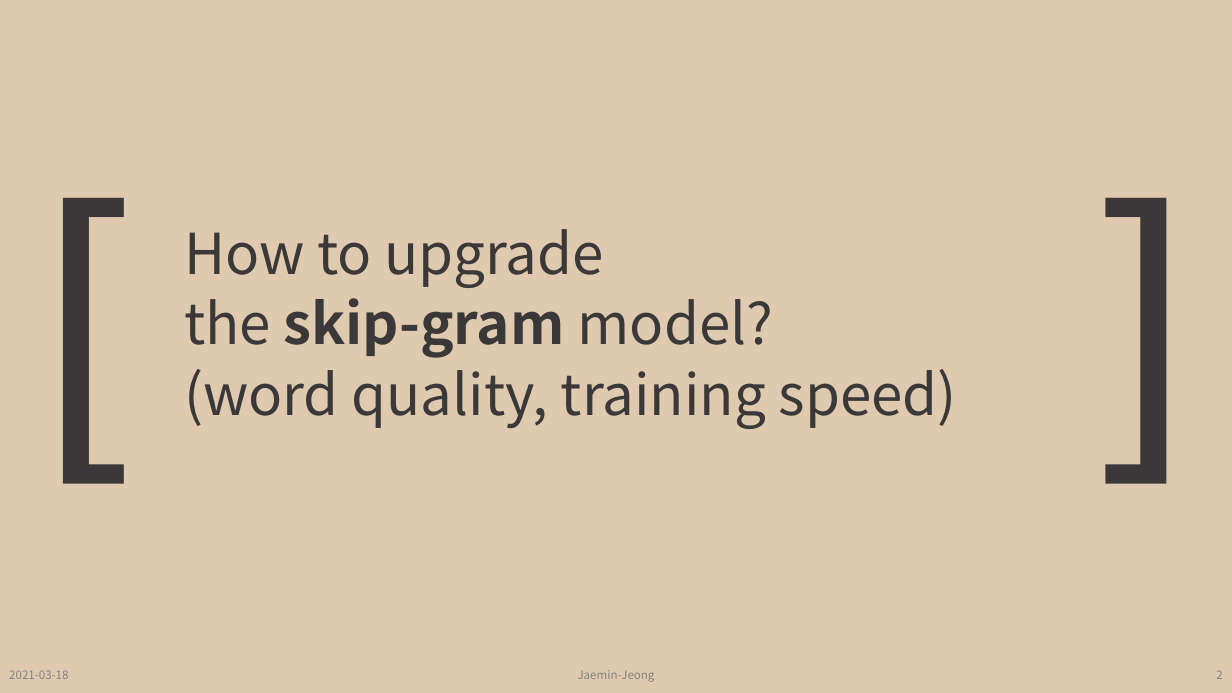
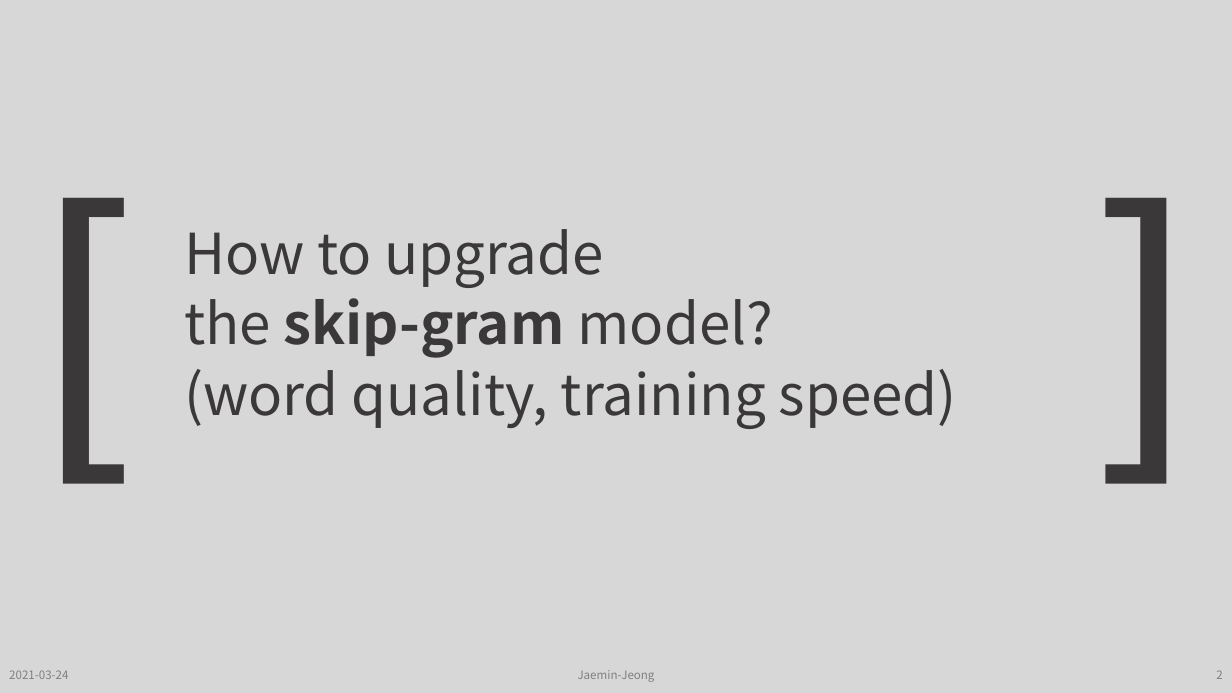
Before and after one commit to jjeamin/jjeamin.github.io, a slide deck: slide 2 of assets/slide/2021-03-02-Distributed_Representations_of_Words_and_Phrases.pptx. Drawn at 1232x693 pixels with LibreOffice and Linux fonts; fonts in the diff are those of the drawing. Boxes give left, top, right and bottom in pixels: in the first picture for what was removed or moved away, otherwise in the second. Text is boxed around its words. In the diff, an @@ line names an element or a change of style, - is before the commit and + after.

Commit message:
Update ppt theme

```diff
--- a/assets/slide/2021-03-02-Distributed_Representations_of_Words_and_Phrases.pptx
+++ b/assets/slide/2021-03-02-Distributed_Representations_of_Words_and_Phrases.pptx
@@ background #DFCAAF to #D8D7D7 @@
@@ text at (9,670,68,679): text changed @@
-2021-03-18
+2021-03-24
```
Also in this commit, not shown: 22 other slides changed, 1 other file.
